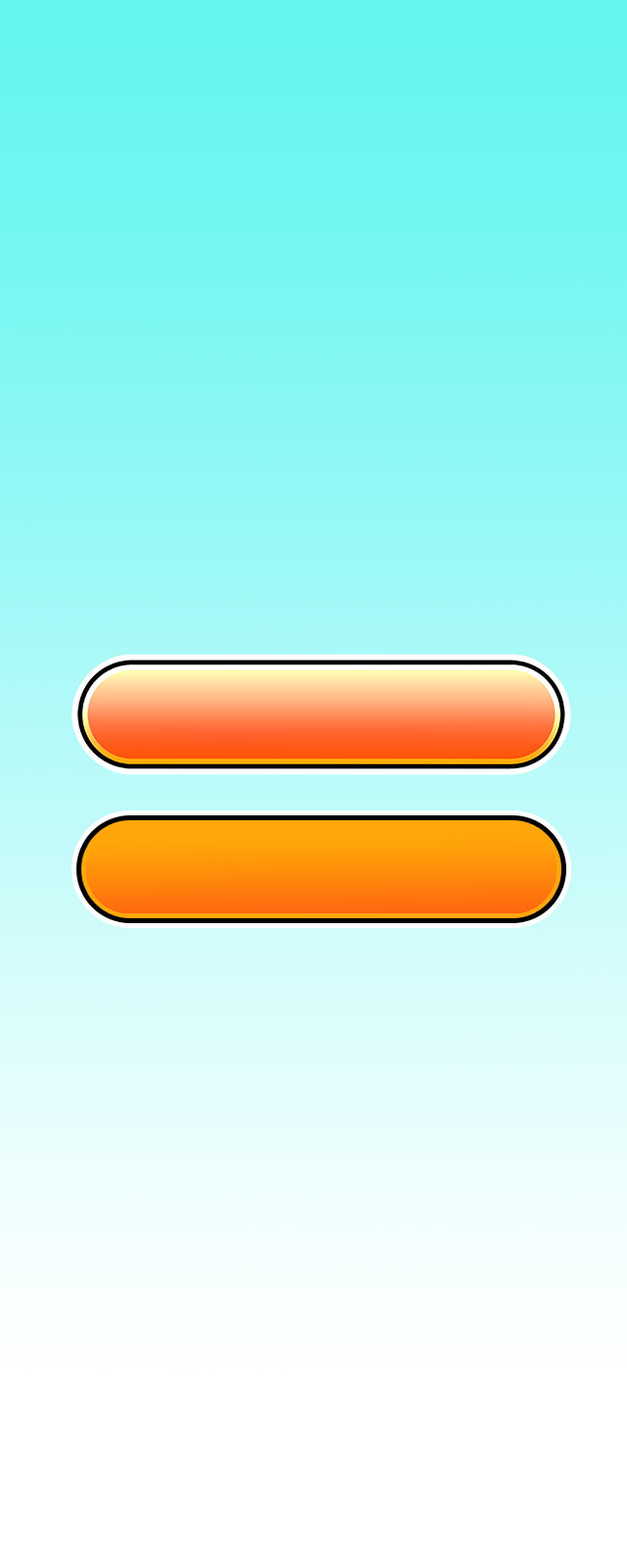
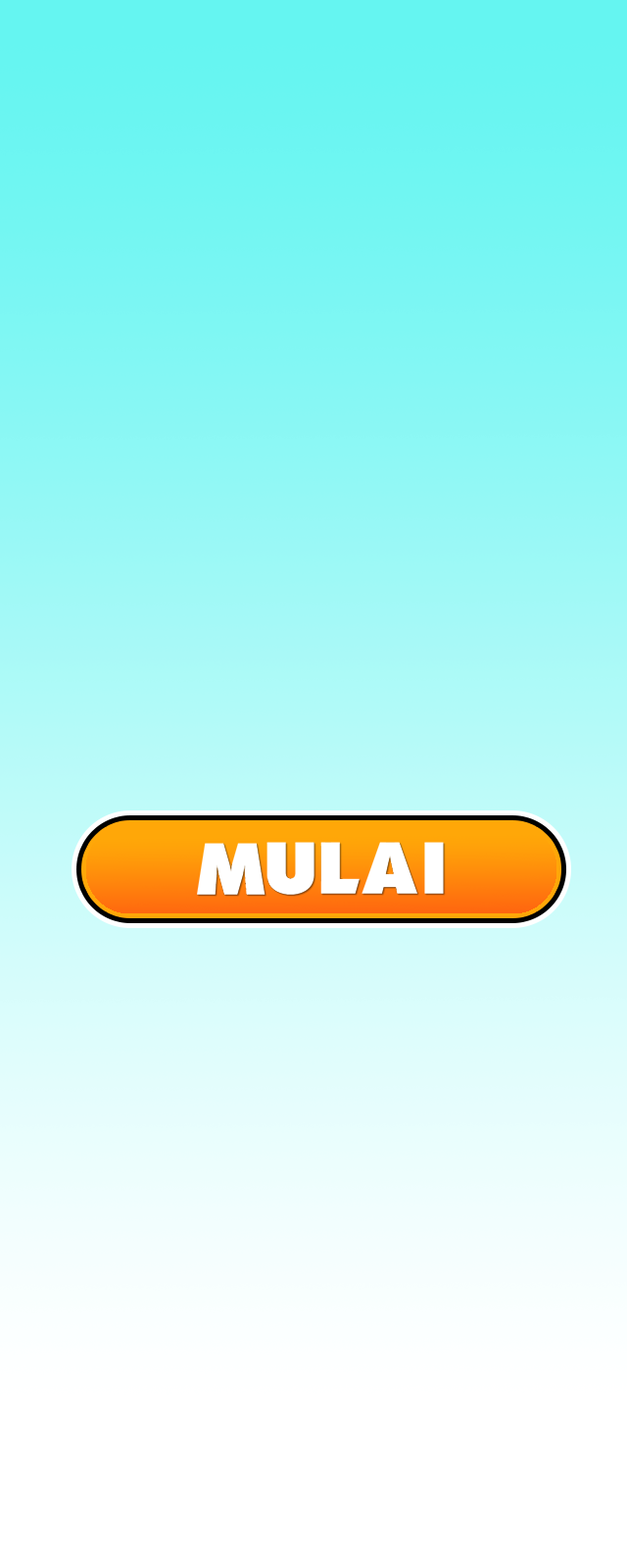
Before/after of a (627, 1568) layered artwork. What changed in the layer stack:
added layer "button mulai copy" above "button mulai" over 196, 841, 446, 897
hid group "button 1" (6 layers) over 71, 653, 572, 897
painted on "Rounded Rectangle 1 copy" (3rd of 3, in "button 1"), masked it over 196, 841, 446, 897
painted on "Rounded Rectangle 1" (3rd of 3, in "button 1"), masked it over 196, 841, 446, 897
hid "Layer 9" over 71, 653, 572, 776
